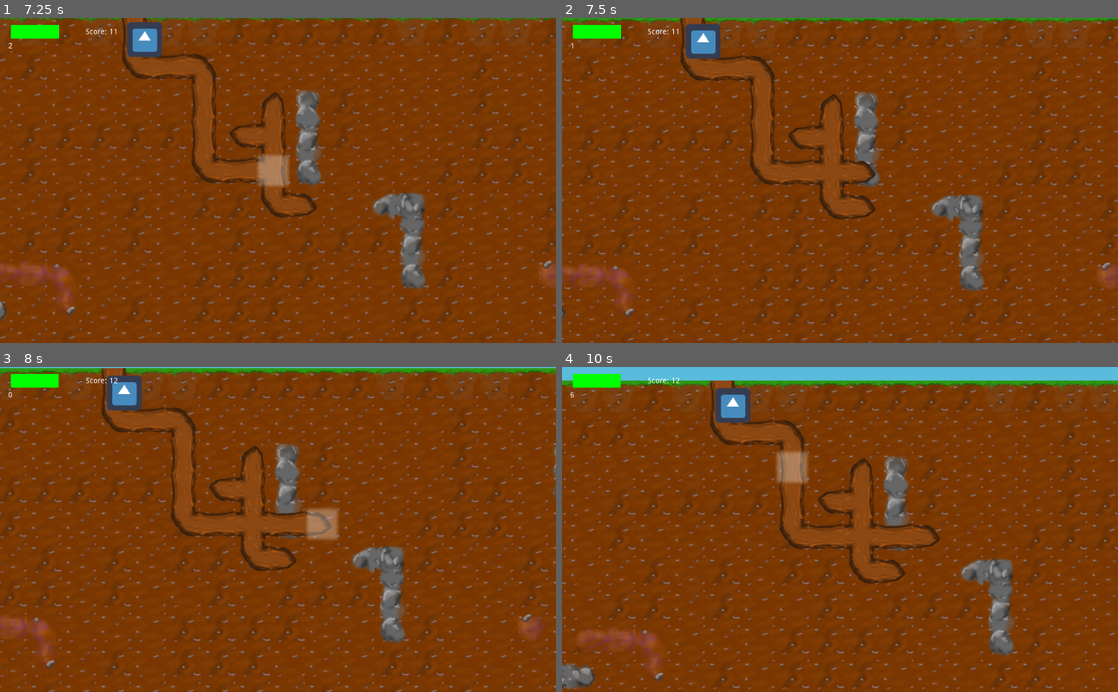
Above: before the commit, frames 1-4 (two rows, left to right).
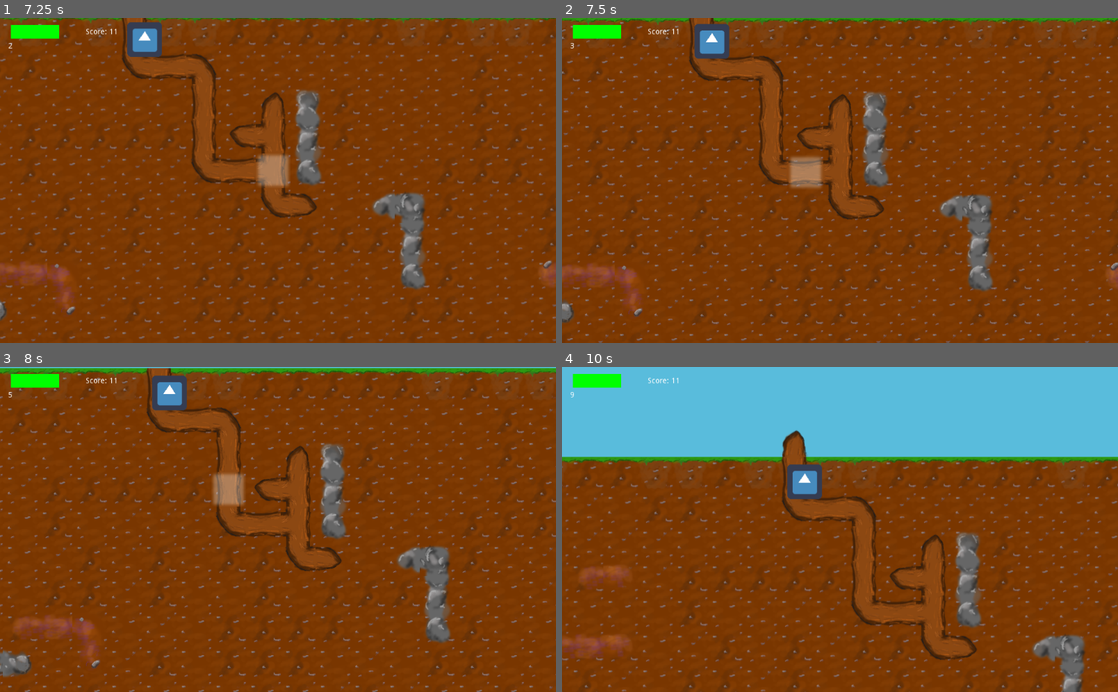
Above: after the commit, the same moments.

Repository: Sushperson/Tree-Simulator-2023
Game: Godot game, scene res://Scenes/World.tscn
Two runs of this game, one before a commit and one after it. Both use one fixed random seed, a clock stepped at 60 frames per second and the inputs below. The engine's default icon, where the game draws it, is replaced by a stand-in: a white triangle on a blue panel in a dark square.
Inputs:
- Up to frame 1 (7.25 s): hold D (right) 0.53-1.28 s; hold S (down) 1.28-2.03 s; hold D (right) 2.03-2.78 s; hold W (up) 2.78-3.53 s; hold A (left) 3.53-5.03 s; hold S (down) 5.03-5.78 s; hold D (right) 5.78-6.53 s; hold W (up) from 6.53 s (still down)
- Up to frame 2 (7.5 s): release W (up) at 7.28 s; hold D (right) from 7.28 s (still down)
- Up to frame 3 (8 s): keep holding D (right)
- Up to frame 4 (10 s): release D (right) at 8.03 s; hold S (down) 8.03-8.78 s; hold A (left) 8.78-9.53 s; hold W (up) from 9.53 s (still down)

Frame 1 is identical in both runs. In frame 2, 17% of the frame differs, in the area x 0-100%, y 0-100%; in frame 3, 20%; in frame 4, 40%, in the area x 0-100%, y 2-100%.

Commit message:
Collision with everything

Diff:
--- a/Tree_sim/Scripts/World.gd
+++ b/Tree_sim/Scripts/World.gd
@@ -151,7 +151,8 @@
 	player_char()
 
 func target_cell_free(pos, dir):
-	return (get_node("RootGrid").get_cell((pos + dir).x, (pos + dir).y) == -1)
+	return (get_node("RootGrid").get_cell((pos + dir).x, (pos + dir).y) == -1)\
+		and get_node("RO_Grid").get_cell((pos + dir).x, (pos + dir).y) != 0
 
 # Set a root-tile to the tile that was just left by the player
 func set_player_tile():
